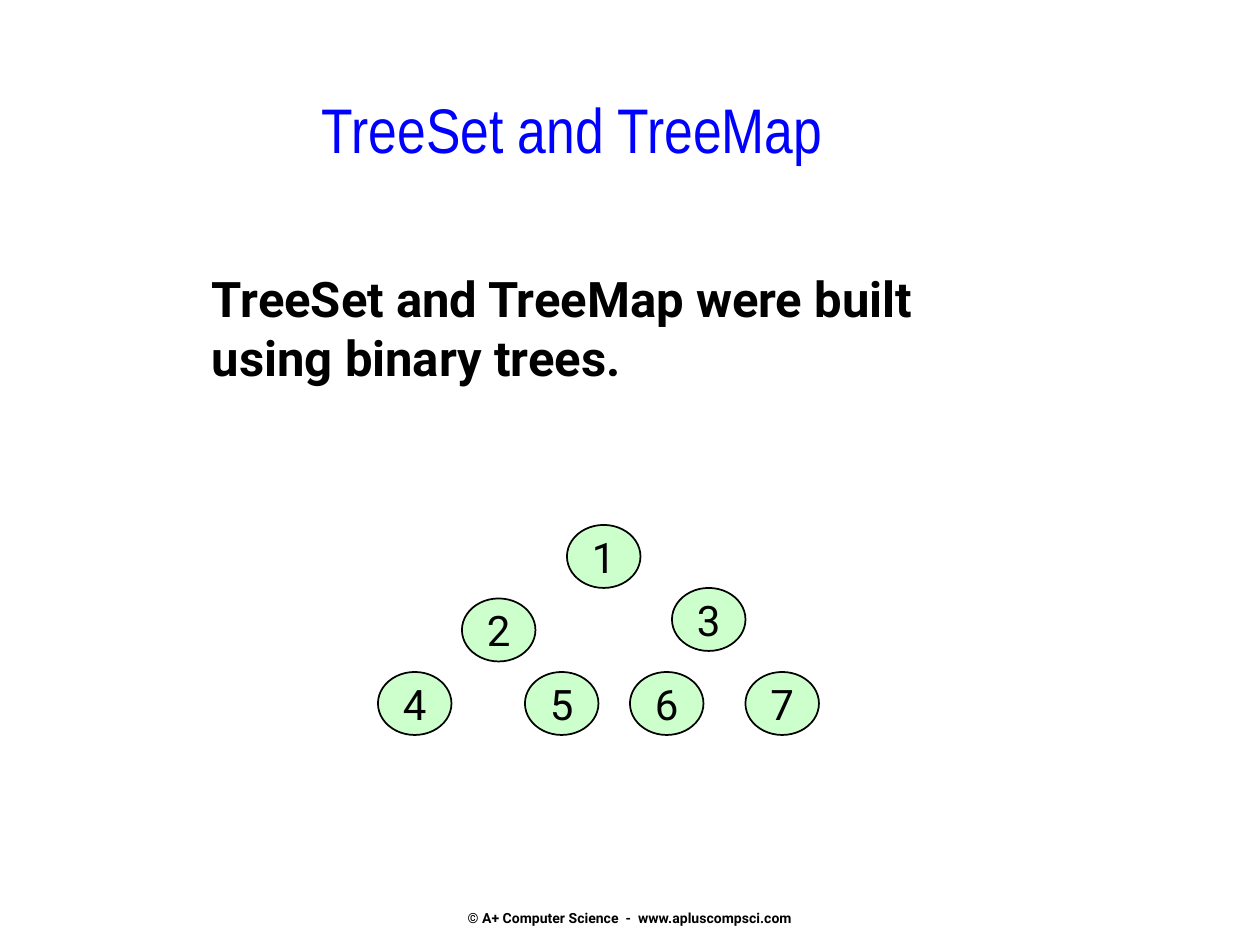
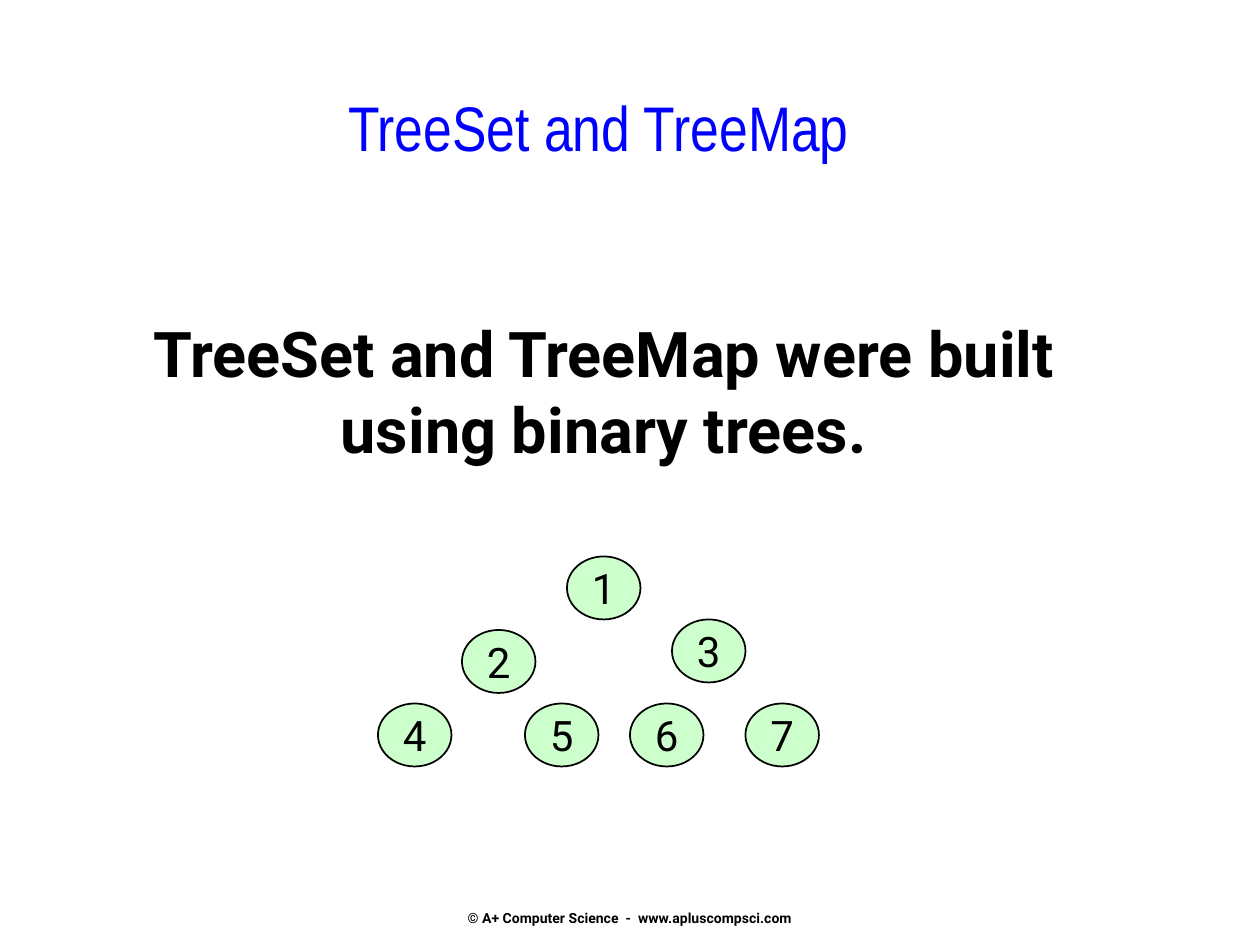
Before and after one commit to Cy-FairCS/cs3, a slide deck: slide 8 of u08a_bTrees/notes/_a - Classifying binary trees and Tree Traversal.pptx. Drawn at 1260x945 pixels with LibreOffice and Linux fonts; fonts in the diff are those of the drawing. Boxes give left, top, right and bottom in pixels: in the first picture for what was removed or moved away, otherwise in the second. Text is boxed around its words. In the diff, an @@ line names an element or a change of style, - is before the commit and + after.

```diff
--- a/u08a_bTrees/notes/_a - Classifying binary trees and Tree Traversal.pptx
+++ b/u08a_bTrees/notes/_a - Classifying binary trees and Tree Traversal.pptx
@@ text "TreeSet and TreeMap" moved from (x1=322, y1=107, x2=823, y2=164) to (x1=348, y1=105, x2=849, y2=163) @@
@@ text at (x1=153, y1=329, x2=1053, y2=467): text changed; size 28 to 36 pt @@
-TreeSet and TreeMap were built
-using binary trees.
+TreeSet and TreeMap were built using binary trees.
@@ 7 ellipses moved together from (x1=378, y1=525, x2=819, y2=735) to (x1=378, y1=557, x2=819, y2=766) @@
```
Also in this commit, not shown: 2 other slides changed, 16 slides added, 12 slides removed, 1 other file.
